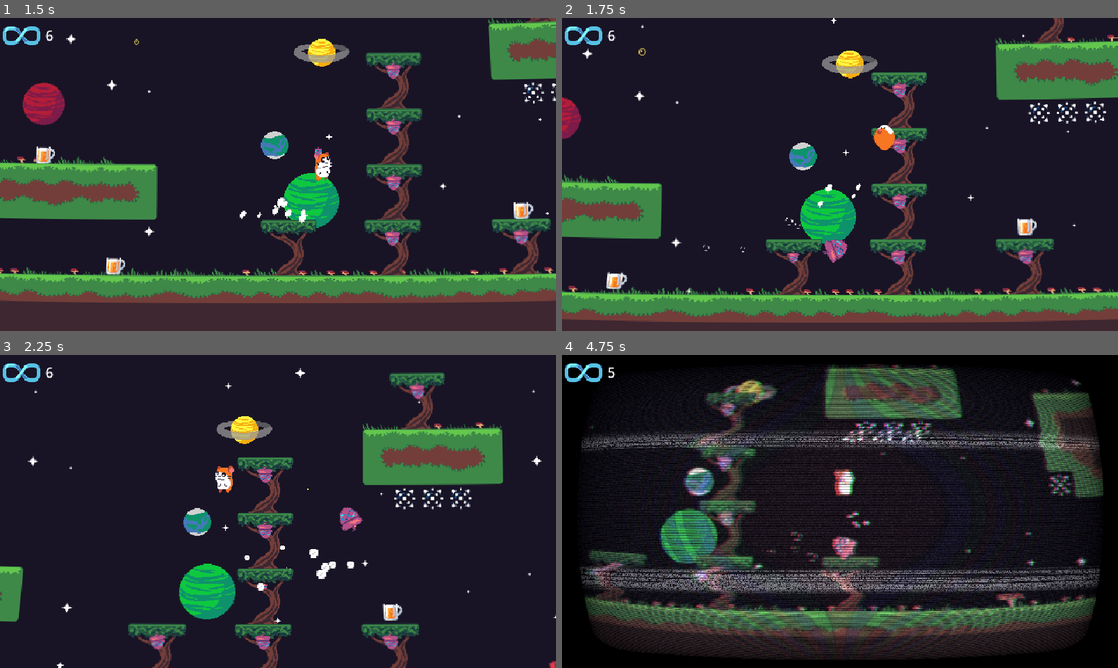
Above: before the commit, frames 1-4 (two rows, left to right).
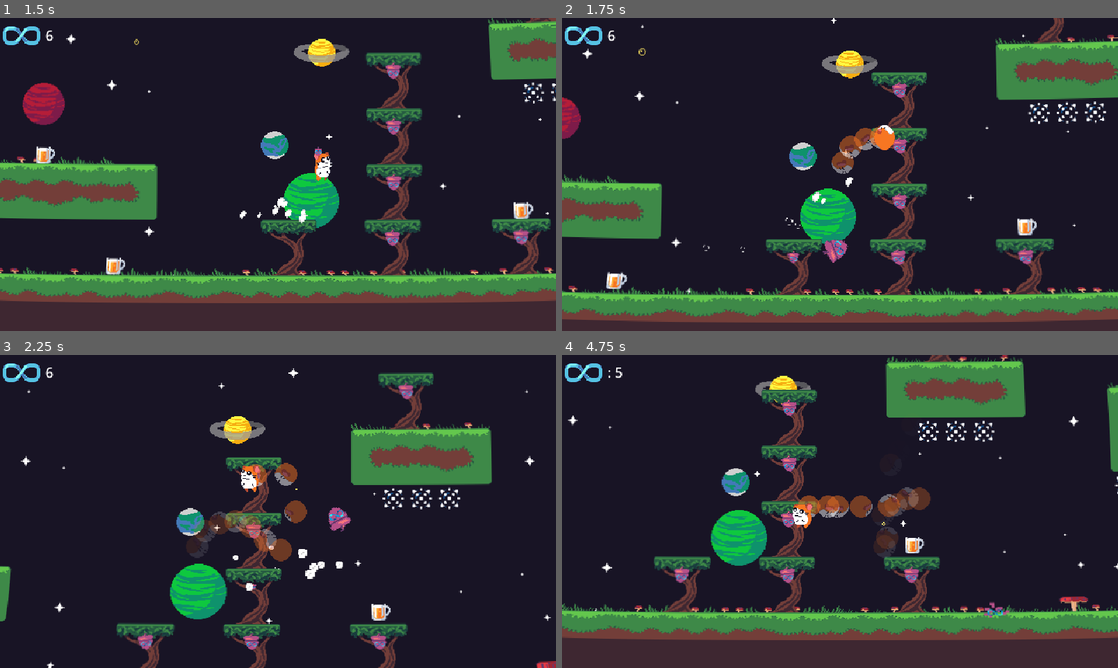
Above: after the commit, the same moments.

Repository: Codex112008/GMTK-2025-Game-Jam
Game: Godot game, scene res://Scenes/Game.tscn
Two runs of this game, one before a commit and one after it. Both use one fixed random seed, a clock stepped at 60 frames per second and the inputs below. Sound files missing from this copy of the repository are replaced by a short silence.
Inputs:
- Up to frame 1 (1.5 s): hold D (right) from 0.53 s (still down); tap Shift (dash) at 0.6 s; tap Space (jump) at 0.77, 0.8, 1.07, 1.35 s
- Up to frame 2 (1.75 s): keep holding D (right); tap Space (jump) at 1.52 s; tap Shift (dash) at 1.55 s
- Up to frame 3 (2.25 s): tap Space (jump) at 1.82 s; release D (right) at 2.03 s; hold A (left) from 2.03 s (still down); tap Shift (dash) at 2.1 s
- Up to frame 4 (4.75 s): tap Space (jump) at 2.3, 3.02, 3.32, 3.6, 3.77, 4.07, 4.52 s; release A (left) at 2.78 s; hold D (right) 2.78-4.28 s; tap Shift (dash) at 2.85, 4.35 s; hold A (left) from 4.28 s (still down)

Frame 1 is identical in both runs. In frame 2, 0.7% of the frame differs, in the area x 45-58%, y 34-61%; in frame 3, 13%; in frame 4, 63%, in the area x 0-100%, y 0-100%.

Commit message:
Added dashing particles

Diff:
--- a/Scenes/Player.tscn
+++ b/Scenes/Player.tscn
@@ -14,6 +14,7 @@
 [ext_resource type="Texture2D" uid="uid://clwb6fu0y7mqs" path="res://Sprites/Player/Drink/hamster_drink3.png" id="7_avx33"]
 [ext_resource type="Texture2D" uid="uid://cxqqrjmhla05v" path="res://Sprites/Player/Air/hamster_air1.png" id="7_qidb7"]
 [ext_resource type="Texture2D" uid="uid://c87ic3ueue0a4" path="res://Sprites/Player/Spin/hamster_spin2.png" id="7_ulo2v"]
+[ext_resource type="Texture2D" uid="uid://bwcl0jx83a66r" path="res://Sprites/Player/Spin/hamster_spin_sheet.png" id="7_wpo1r"]
 [ext_resource type="Texture2D" uid="uid://bqovdvenwlycr" path="res://Sprites/Player/Walk/hamster_walk2.png" id="7_yoq75"]
 [ext_resource type="Texture2D" uid="uid://mp02sd1fj3d4" path="res://Sprites/Player/Spin/hamster_spin3.png" id="8_1iu4k"]
 [ext_resource type="Texture2D" uid="uid://tnn0gkor7klf" path="res://Sprites/Player/Walk/hamster_walk3.png" id="8_ksbbd"]
@@ -48,6 +49,59 @@
 [sub_resource type="RectangleShape2D" id="RectangleShape2D_kyqiw"]
 size = Vector2(20, 18)
 
+[sub_resource type="CanvasItemMaterial" id="CanvasItemMaterial_dewec"]
+particles_animation = true
+particles_anim_h_frames = 4
+particles_anim_v_frames = 1
+particles_anim_loop = false
+
+[sub_resource type="CanvasItemMaterial" id="CanvasItemMaterial_qidb7"]
+particles_animation = true
+particles_anim_h_frames = 5
+particles_anim_v_frames = 1
+particles_anim_loop = false
+
+[sub_resource type="Curve" id="Curve_1iu4k"]
+_data = [Vector2(0, 1), 0.0, 0.0, 0, 0, Vector2(0.299435, 1), 0.0, 0.0, 0, 0, Vector2(1, 0), -3.08764, 0.0, 0, 0]
+point_count = 3
+
+[sub_resource type="CanvasItemMaterial" id="CanvasItemMaterial_70hv0"]
+particles_animation = true
+particles_anim_h_frames = 5
+particles_anim_v_frames = 1
+particles_anim_loop = false
+
+[sub_resource type="CanvasItemMaterial" id="CanvasItemMaterial_i2e8t"]
+particles_animation = true
+particles_anim_h_frames = 5
+particles_anim_v_frames = 1
+particles_anim_loop = false
+
+[sub_resource type="Curve" id="Curve_m0x7a"]
+_limits = [0.0, 2.0, 0.0, 1.0]
+_data = [Vector2(0, 0.787398), 0.0, 1.97426, 0, 0, Vector2(0.144068, 1.44348), 0.0, 0.0, 0, 0, Vector2(1, 0), 0.0, 0.0, 0, 0]
+point_count = 3
+
+[sub_resource type="CanvasItemMaterial" id="CanvasItemMaterial_pqity"]
+particles_animation = true
+particles_anim_h_frames = 7
+particles_anim_v_frames = 1
+particles_anim_loop = false
+
+[sub_resource type="Curve" id="Curve_opqna"]
+_data = [Vector2(0, 0.5), 0.0, 0.00553661, 0, 0, Vector2(1, 0), 0.0, 0.0, 0, 0]
+point_count = 2
+metadata/_snap_enabled = true
+
+[sub_resource type="CurveTexture" id="CurveTexture_00okb"]
+curve = SubResource("Curve_opqna")
+
+[sub_resource type="ParticleProcessMaterial" id="ParticleProcessMaterial_6hr71"]
+gravity = Vector3(0, 0, 0)
+alpha_curve = SubResource("CurveTexture_00okb")
+anim_speed_min = 1.0
+anim_speed_max = 2.0
+
 [sub_resource type="SpriteFrames" id="SpriteFrames_gntrk"]
 animations = [{
 "frames": [{
@@ -193,44 +247,12 @@
 &"damage_flash": SubResource("Animation_i2e8t")
 }
 
-[sub_resource type="CanvasItemMaterial" id="CanvasItemMaterial_dewec"]
-particles_animation = true
-particles_anim_h_frames = 4
-particles_anim_v_frames = 1
-particles_anim_loop = false
-
-[sub_resource type="CanvasItemMaterial" id="CanvasItemMaterial_qidb7"]
-particles_animation = true
-particles_anim_h_frames = 5
-particles_anim_v_frames = 1
-particles_anim_loop = false
-
-[sub_resource type="Curve" id="Curve_1iu4k"]
-_data = [Vector2(0, 1), 0.0, 0.0, 0, 0, Vector2(0.299435, 1), 0.0, 0.0, 0, 0, Vector2(1, 0), -3.08764, 0.0, 0, 0]
-point_count = 3
-
-[sub_resource type="CanvasItemMaterial" id="CanvasItemMaterial_70hv0"]
-particles_animation = true
-particles_anim_h_frames = 5
-particles_anim_v_frames = 1
-particles_anim_loop = false
-
-[sub_resource type="CanvasItemMaterial" id="CanvasItemMaterial_i2e8t"]
-particles_animation = true
-particles_anim_h_frames = 5
-particles_anim_v_frames = 1
-particles_anim_loop = false
-
-[sub_resource type="Curve" id="Curve_m0x7a"]
-_limits = [0.0, 2.0, 0.0, 1.0]
-_data = [Vector2(0, 0.787398), 0.0, 1.97426, 0, 0, Vector2(0.144068, 1.44348), 0.0, 0.0, 0, 0, Vector2(1, 0), 0.0, 0.0, 0, 0]
-point_count = 3
-
-[node name="Player" type="CharacterBody2D" node_paths=PackedStringArray("coyote_timer", "jump_buffer_timer", "short_jump_timer", "spin_timer", "i_frame_timer", "drink_timer", "pre_rewind_timer", "dash_timer", "my_sprite", "time_rewinder", "collision_shape", "animation_player", "drunk_particles", "jump_particles", "land_particles", "run_particles", "hit_particles", "footsteps_sound", "landing_sound", "hurt_sound", "jump_sound")]
+[node name="Player" type="CharacterBody2D" node_paths=PackedStringArray("coyote_timer", "jump_buffer_timer", "short_jump_timer", "spin_timer", "i_frame_timer", "drink_timer", "pre_rewind_timer", "dash_timer", "my_sprite", "time_rewinder", "collision_shape", "animation_player", "drunk_particles", "jump_particles", "land_particles", "run_particles", "hit_particles", "afterimage_particles", "footsteps_sound", "landing_sound", "hurt_sound", "jump_sound")]
 collision_layer = 2
 script = ExtResource("1_kyqiw")
 speed = 260.0
 acceleration = 7.0
+dash_strength = 700.0
 friction = 4.0
 max_nut_count = 5
 thrown_nut = ExtResource("2_nn08x")
@@ -252,6 +274,7 @@
 land_particles = NodePath("Particles/LandParticles")
 run_particles = NodePath("Particles/RunParticles")
 hit_particles = NodePath("Particles/HitParticles")
+afterimage_particles = NodePath("Particles/AfterimageParticles")
 footsteps_sound = NodePath("Sounds/FootstepSound")
 landing_sound = NodePath("Sounds/LandingSound")
 hurt_sound = NodePath("Sounds/HurtSound")
@@ -266,59 +289,6 @@
 [node name="CollisionShape2D" type="CollisionShape2D" parent="."]
 position = Vector2(0, -9)
 shape = SubResource("RectangleShape2D_kyqiw")
-
-[node name="AnimatedSprite2D" type="AnimatedSprite2D" parent="." node_paths=PackedStringArray("player", "cheeks")]
-sprite_frames = SubResource("SpriteFrames_gntrk")
-animation = &"drink"
-frame = 6
-frame_progress = 1.0
-offset = Vector2(0, -16)
-script = ExtResource("9_yoq75")
-player = NodePath("..")
-cheeks = NodePath("Cheeks")
-
-[node name="Cheeks" type="Sprite2D" parent="AnimatedSprite2D"]
-position = Vector2(0, -18)
-texture = ExtResource("19_m0x7a")
-
-[node name="AnimationPlayer" type="AnimationPlayer" parent="AnimatedSprite2D"]
-libraries = {
-&"": SubResource("AnimationLibrary_70hv0")
-}
-
-[node name="Timers" type="Node2D" parent="."]
-
-[node name="CoyoteTimer" type="Timer" parent="Timers"]
-wait_time = 0.1
-one_shot = true
-
-[node name="JumpBufferTimer" type="Timer" parent="Timers"]
-wait_time = 0.1
-one_shot = true
-
-[node name="ShortJumpTimer" type="Timer" parent="Timers"]
-wait_time = 0.3
-one_shot = true
-
-[node name="SpinTimer" type="Timer" parent="Timers"]
-wait_time = 0.5
-one_shot = true
-
-[node name="IFrameTimer" type="Timer" parent="Timers"]
-wait_time = 0.1
-one_shot = true
-
-[node name="DrinkTimer" type="Timer" parent="Timers"]
-wait_time = 0.67
-one_shot = true
-
-[node name="PreRewindTimer" type="Timer" parent="Timers"]
-wait_time = 0.67
-one_shot = true
-
-[node name="DashTimer" type="Timer" parent="Timers"]
-wait_time = 0.1
-one_shot = true
 
 [node name="Particles" type="Node2D" parent="."]
 
@@ -408,6 +378,65 @@
 anim_speed_min = 1.0
 anim_speed_max = 1.0
 
+[node name="AfterimageParticles" type="GPUParticles2D" parent="Particles"]
+material = SubResource("CanvasItemMaterial_pqity")
+position = Vector2(0, -16)
+emitting = false
+amount = 16
+texture = ExtResource("7_wpo1r")
+process_material = SubResource("ParticleProcessMaterial_6hr71")
+
+[node name="AnimatedSprite2D" type="AnimatedSprite2D" parent="." node_paths=PackedStringArray("player", "cheeks")]
+sprite_frames = SubResource("SpriteFrames_gntrk")
+animation = &"idle"
+offset = Vector2(0, -16)
+script = ExtResource("9_yoq75")
+player = NodePath("..")
+cheeks = NodePath("Cheeks")
+
+[node name="Cheeks" type="Sprite2D" parent="AnimatedSprite2D"]
+position = Vector2(0, -18)
+texture = ExtResource("19_m0x7a")
+
+[node name="AnimationPlayer" type="AnimationPlayer" parent="AnimatedSprite2D"]
+libraries = {
+&"": SubResource("AnimationLibrary_70hv0")
+}
+
+[node name="Timers" type="Node2D" parent="."]
+
+[node name="CoyoteTimer" type="Timer" parent="Timers"]
+wait_time = 0.1
+one_shot = true
+
+[node name="JumpBufferTimer" type="Timer" parent="Timers"]
+wait_time = 0.1
+one_shot = true
+
+[node name="ShortJumpTimer" type="Timer" parent="Timers"]
+wait_time = 0.3
+one_shot = true
+
+[node name="SpinTimer" type="Timer" parent="Timers"]
+wait_time = 0.5
+one_shot = true
+
+[node name="IFrameTimer" type="Timer" parent="Timers"]
+wait_time = 0.1
+one_shot = true
+
+[node name="DrinkTimer" type="Timer" parent="Timers"]
+wait_time = 0.67
+one_shot = true
+
+[node name="PreRewindTimer" type="Timer" parent="Timers"]
+wait_time = 0.67
+one_shot = true
+
+[node name="DashTimer" type="Timer" parent="Timers"]
+wait_time = 0.3
+one_shot = true
+
 [node name="Sounds" type="Node2D" parent="."]
 
 [node name="FootstepSound" parent="Sounds" instance=ExtResource("31_wosd6")]
--- a/Scripts/PlayerController.gd
+++ b/Scripts/PlayerController.gd
@@ -52,6 +52,7 @@
 @export var land_particles : CPUParticles2D
 @export var run_particles : CPUParticles2D
 @export var hit_particles : CPUParticles2D
+@export var afterimage_particles : GPUParticles2D
 
 @export_subgroup("Sounds")
 @export var footsteps_sound : SoundPlayer
@@ -126,6 +127,7 @@
 		velocity.y += jump_strength / 2 # this value can be tweaked
 
 	if nut_count > 0 && not is_on_floor() && Input.is_action_just_pressed("jump") && !did_coyote:
+		afterimage_particles.emitting = true
 		spin_timer.start()
 		jump()
 		remove_oldest_nut()
@@ -136,6 +138,9 @@
 		var new_nut : ThrownNutScript = thrown_nut.instantiate()
 		new_nut.global_position = global_position
 		instantiated_nodes.add_child(new_nut)
+
+	if spin_timer.time_left == 0 && not dashing:
+		afterimage_particles.emitting = false
 
 	velocity = Vector2(clamp(velocity.x, -1000, 1000), clamp(velocity.y, -5000, 1250))
 
@@ -148,6 +153,12 @@
 		if is_on_floor(): # footstep sounds
 			footsteps_sound.play_sound()
 		velocity.x = lerpf(velocity.x, direction * speed, delta * acceleration)
+
+		if direction  < 0:
+			afterimage_particles.scale.x = -1
+		else:
+			afterimage_particles.scale.x = 1
+
 	else:
 		velocity.x = lerpf(velocity.x, 0, delta * friction)
 
@@ -171,11 +182,13 @@
 
 	# Nut dash
 	if nut_count > 0 && Input.is_action_just_pressed("dash") && !rewinding && drink_timer.time_left == 0:
+		camera.apply_shake(0.2)
 		remove_oldest_nut()
 		dashing = true
 		velocity_before_dash = velocity.x
 		set_process_input(false)
 		set_process_unhandled_input(false)
+		afterimage_particles.emitting = true
 		dash_timer.start()
 
 		var new_nut : ThrownNutScript = thrown_nut.instantiate()
@@ -186,16 +199,18 @@
 		else:
 			new_nut.velocity.x = new_nut.start_fall_speed
 
-	if dash_timer.time_left == 0 && dashing:
-		velocity.x = velocity_before_dash
-		dashing = false
-
-	if dashing:
-		enable_inputs()
 		if !my_sprite.flip_h:
 			velocity.x = dash_strength
 		else:
 			velocity.x = -dash_strength
+
+	if dash_timer.time_left == 0 && dashing:
+		velocity.x = velocity_before_dash
+		afterimage_particles.emitting = false
+		enable_inputs()
+		dashing = false
+
+	if dashing:
 		velocity.y = 0
 
 	# SQUISH
Not shown: 1 places in Scenes/Game.tscn that only renumber resources
Not shown: 1 places in Scenes/Player.tscn that only renumber resources
